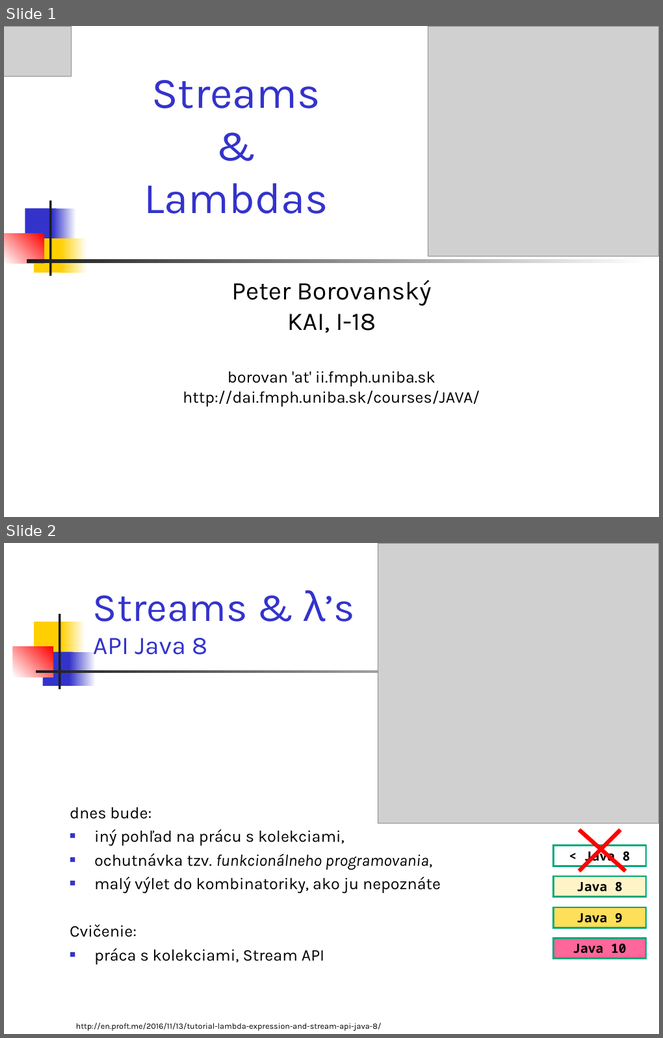
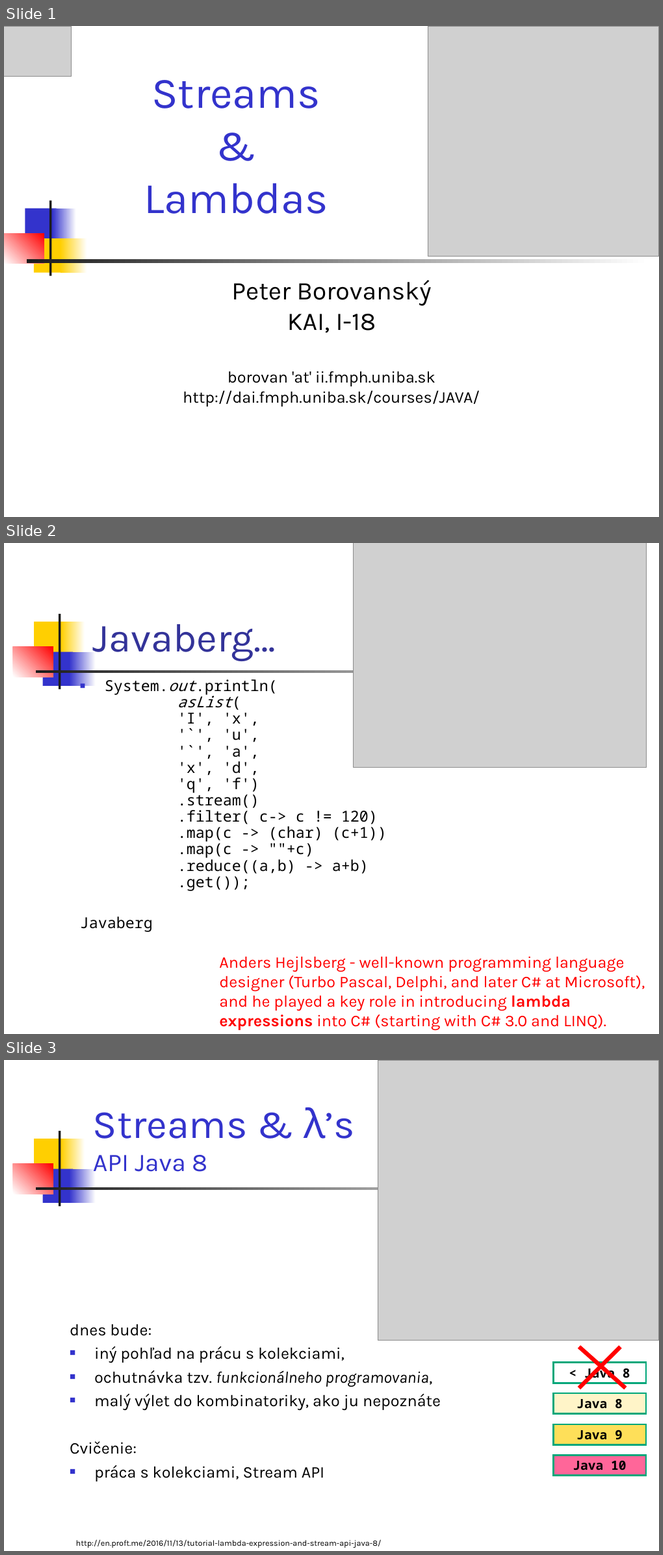
Before and after one commit to Programovanie4/Prednasky, a slide deck: 07/07_java.ppt. Shown one above the other, each under a label of ours: slides 1 and 2 before the commit, slides 1, 2 and 3 after it. The pictures are 663x1038 and 663x1555 pixels, drawn with LibreOffice and Linux fonts; fonts in the diff are those of the drawing; grey boxes stand for pictures. Boxes give left, top, right and bottom in pixels: in the first picture for what was removed or moved away, otherwise in the second. Text is boxed around its words. In the diff, an @@ line names an element or a change of style, - is before the commit and + after.

```diff
--- a/07/07_java.ppt
+++ b/07/07_java.ppt
@@ slide 2 added at box(4, 543, 659, 1034), background #FFFFFF; not listed: 7 template elements that a slide beside it also shows @@
@@ picture added at box(353, 543, 646, 767) @@
@@ title added at box(93, 624, 276, 661), 44 pt, text #333399 @@
+Javaberg…
@@ text added at box(80, 679, 387, 932), 16.6 pt, text #000000 @@
+■ System.out.println(
+  asList(
+  'I', 'x',
+  '`', 'u',
+  '`', 'a',
+  'x', 'd',
+  'q', 'f')
+  .stream()
+  .filter( c-> c != 120)
+  .map(c -> (char) (c+1))
+  .map(c -> ""+c)
+  .reduce((a,b) -> a+b)
+  .get());
+Javaberg
@@ text added at box(219, 956, 645, 1031), 18 pt, text #FF0000 @@
+Anders Hejlsberg - well-known programming language designer (Turbo Pascal, Delphi, and later C# at Microsoft), and he played a key role in introducing lambda expressions into C# (starting with C# 3.0 and LINQ).
@@ what was slide 2 is now slide 3 @@
```
Also in this commit, not shown: 5 slides changed, 3 other files.
